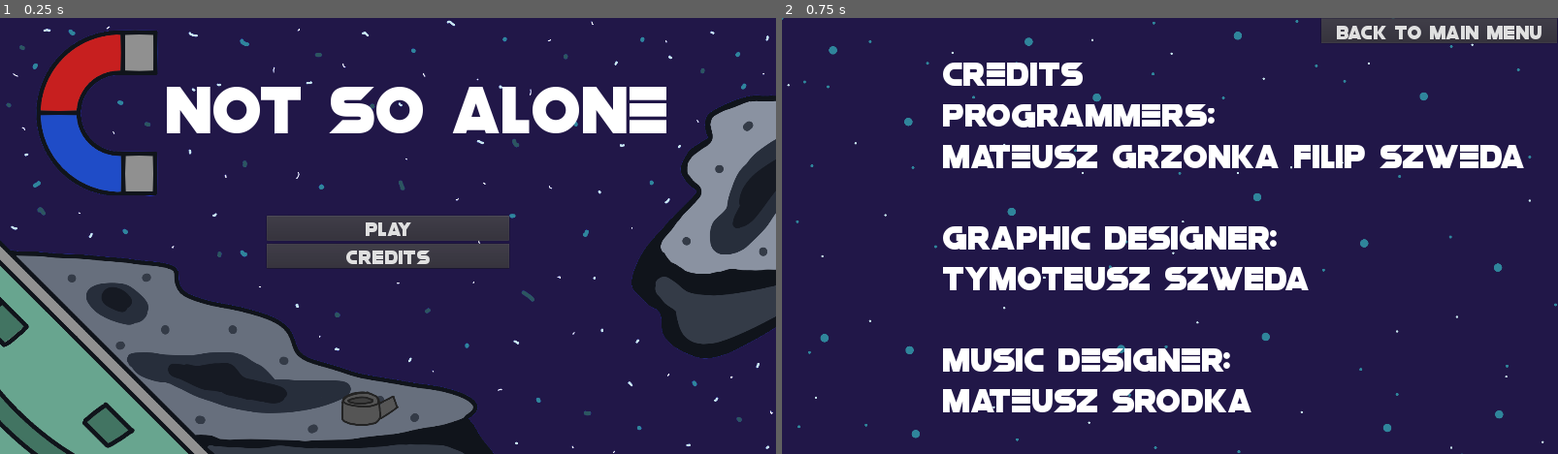
Above: before the commit, frames 1-2 (left to right).
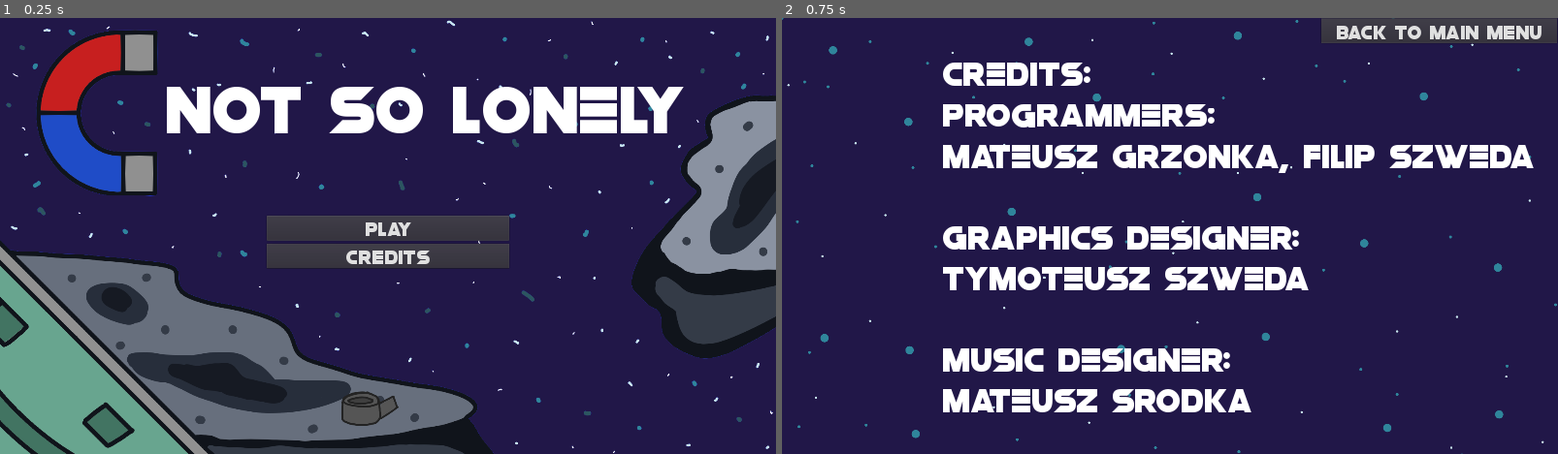
Above: after the commit, the same moments.

Repository: game-jam-team-gut/not-so-lonely
Game: Godot game, scene res://MainMenu.tscn
Same seed, same stepped clock (60 frames per second), same inputs: the game is played once before the commit and once after it.
Inputs:
- Up to frame 1 (0.25 s): no input
- Up to frame 2 (0.75 s): click "CREDITS" at 0.5 s

The runs differ from the first frame. In frame 1, 1.6% of the frame differs, in the area x 58-89%, y 15-27%; in frame 2, 1.7%, in the area x 36-97%, y 11-62%.

Commit message:
Main Menu and Credits fix

Diff:
--- a/Credits.tscn
+++ b/Credits.tscn
@@ -34,15 +34,15 @@
 
 [node name="Label" type="Label" parent="VBoxContainer"]
 margin_top = 99.0
-margin_right = 1493.0
+margin_right = 2169.0
 margin_bottom = 1086.0
 custom_fonts/font = SubResource( 1 )
-text = "Credits
+text = "Credits:
 Programmers:
-Mateusz Grzonka Filip szweda
+Mateusz Grzonka, Filip szweda
 
-GRAPHIC DESIGNER:
-tYMOTEUSZ SZWEDA
+Graphics designer:
+Tymoteusz szweda
 
 Music designer:
 mateusz srodka
--- a/MainMenu.tscn
+++ b/MainMenu.tscn
@@ -34,10 +34,10 @@
 
 [node name="Label" type="Label" parent="VBoxContainer"]
 margin_top = 11.0
-margin_right = 1243.0
+margin_right = 1317.0
 margin_bottom = 201.0
 custom_fonts/font = SubResource( 1 )
-text = "Not So Alone"
+text = "Not So Lonely"
 
 [node name="VBoxContainer2" type="VBoxContainer" parent="."]
 margin_left = 660.0
